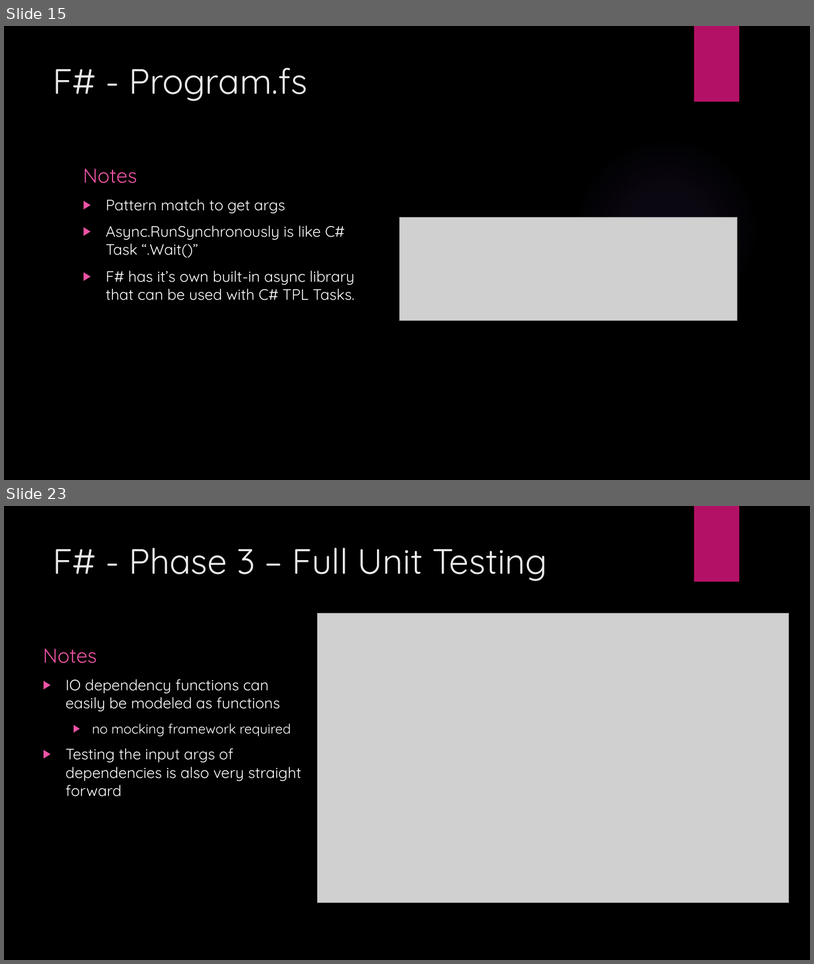
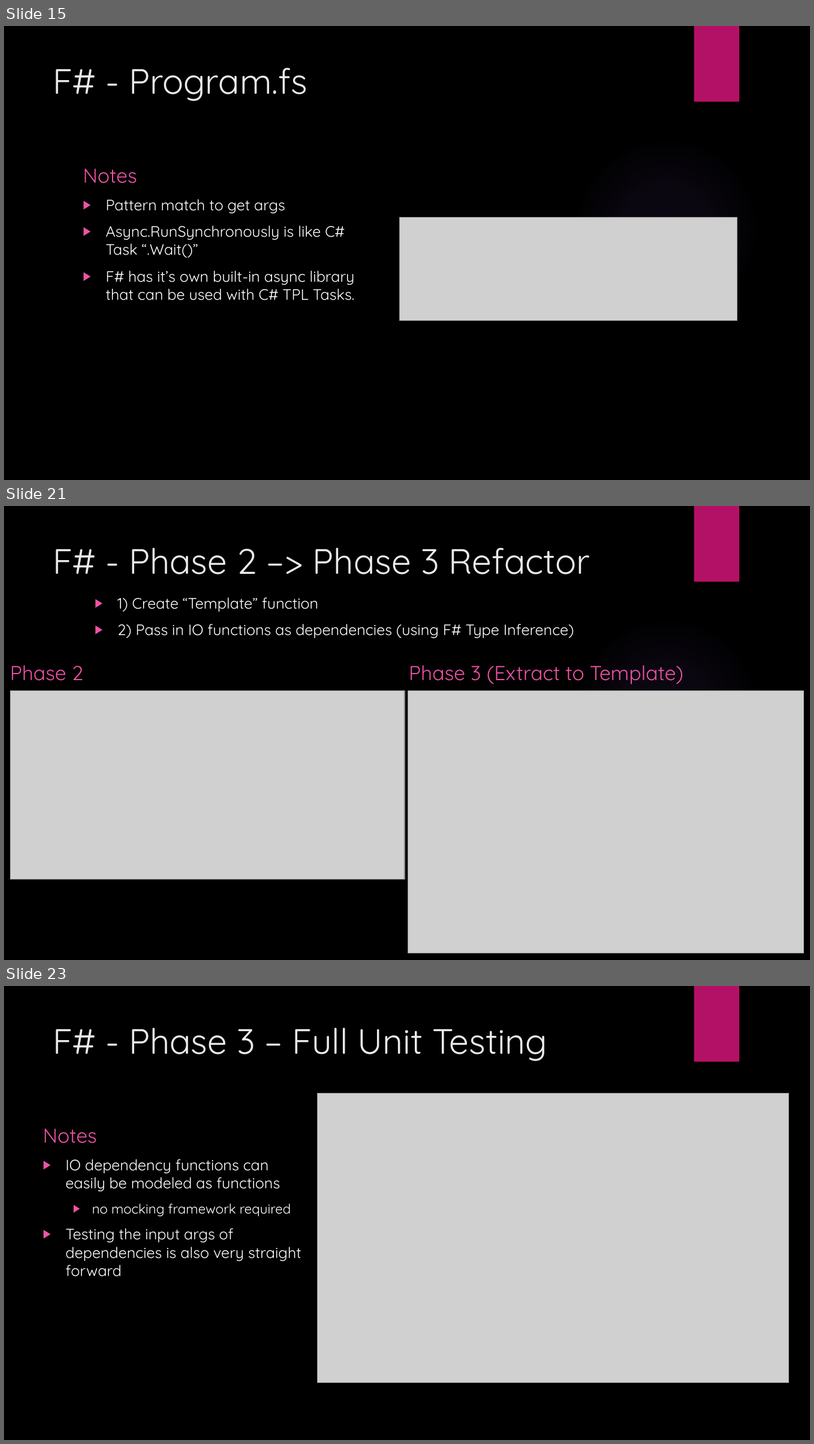
Before and after one commit to JordanMarr/TradeMinderFSharp, a slide deck: TradeMinder F# - C#.pptx. Shown one above the other, each under a label of ours: slides 15 and 23 before the commit, slides 15, 21 and 23 after it; the slides between them are not shown. The pictures are 814x964 and 814x1444 pixels, drawn with LibreOffice and Linux fonts; fonts in the diff are those of the drawing; grey boxes stand for pictures; background and template pictures are left out. Boxes give left, top, right and bottom in pixels: in the first picture for what was removed or moved away, otherwise in the second. Text is boxed around its words. In the diff, an @@ line names an element or a change of style, - is before the commit and + after.

```diff
--- a/TradeMinder F# - C#.pptx
+++ b/TradeMinder F# - C#.pptx
@@ slide 21 added at (4, 506, 810, 960), background picture (left out); not listed: 2 template elements that a slide beside it also shows @@
@@ title added at (53, 547, 590, 574), 42 pt, text #EBEBEB @@
+F# - Phase 2 –> Phase 3 Refactor
@@ text added at (117, 597, 575, 638), 18 pt, text #FFFFFF @@
+▶ 1) Create “Template” function
+▶ 2) Pass in IO functions as dependencies (using F# Type Inference)
@@ text added at (10, 665, 83, 681), 24 pt, text #EF53A5 @@
+Phase 2
@@ text added at (409, 665, 684, 684), 24 pt, text #EF53A5 @@
+Phase 3 (Extract to Template)
@@ picture added at (11, 691, 405, 879) @@
@@ picture added at (408, 691, 804, 952) @@
```
Also in this commit, not shown: 16 slides changed, 1 slide removed.
